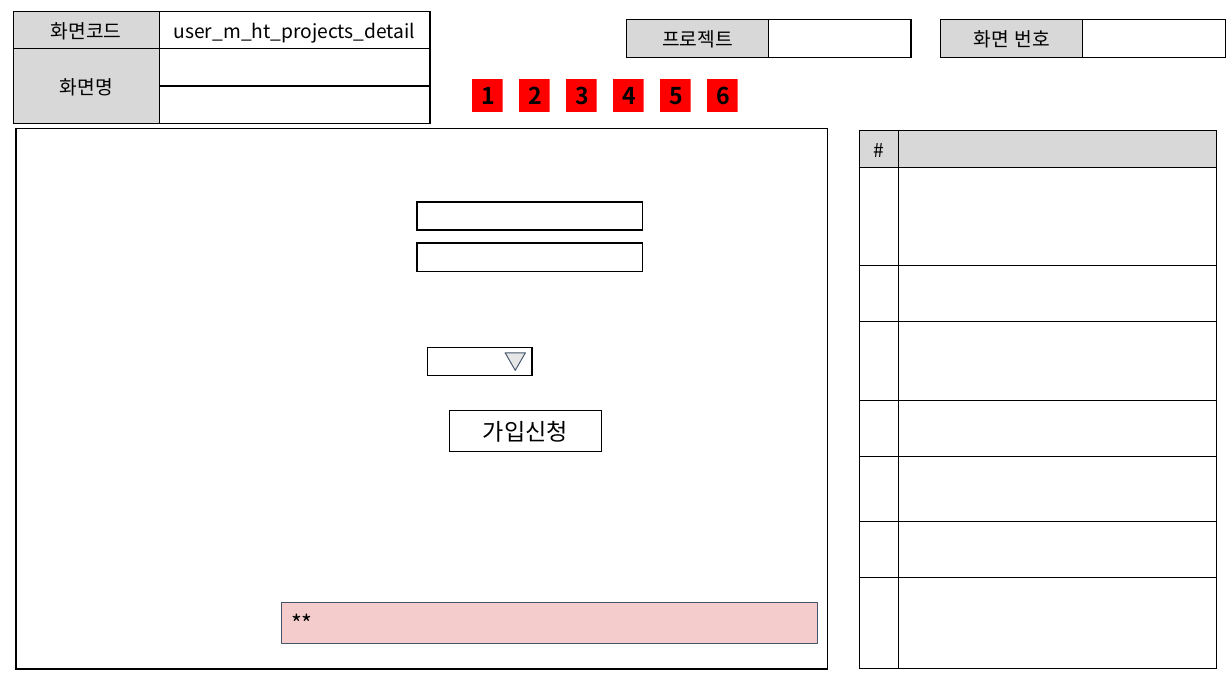
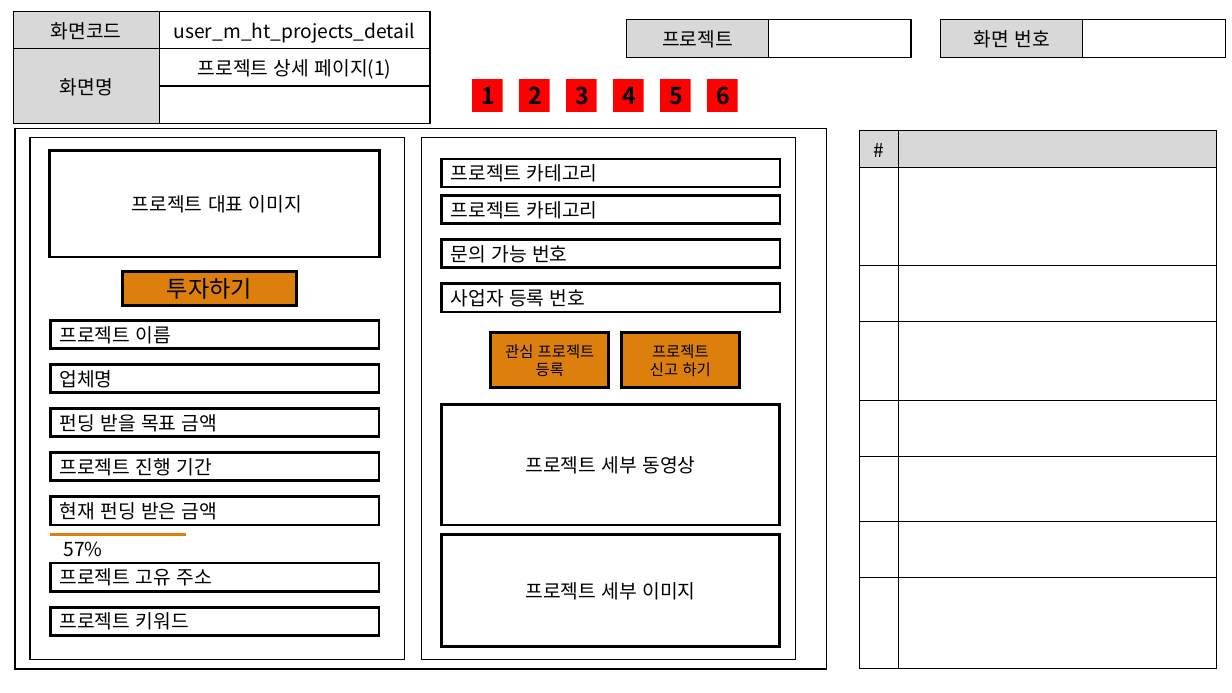
Before and after one commit to ezenteam2/EzenCrowdFunding, a slide deck: slide 8 of project03 화면설계서/project03 - 화면 설계서 - 현태.pptx (slide 7 before the commit). Drawn at 1232x693 pixels with LibreOffice and Linux fonts; fonts in the diff are those of the drawing. Boxes give left, top, right and bottom in pixels: in the first picture for what was removed or moved away, otherwise in the second. Text is boxed around its words. In the diff, an @@ line names an element or a change of style, - is before the commit and + after.

```diff
--- a/project03 화면설계서/project03 - 화면 설계서 - 현태.pptx
+++ b/project03 화면설계서/project03 - 화면 설계서 - 현태.pptx
@@ table at (13, 12, 430, 109) @@
-row 2, column 2: 
+row 2, column 2: 프로젝트 상세 페이지(1)
@@ rectangle at (15, 128, 826, 669): fill #FFFFFF to none @@
@@ rectangle removed at (417, 202, 642, 230) @@
@@ rectangle removed at (417, 243, 642, 271) @@
@@ rectangle removed at (427, 348, 531, 375) @@
@@ triangle removed at (506, 353, 526, 371) @@
@@ rectangle removed at (449, 410, 601, 451) @@
-가입신청
@@ group added at (30, 138, 796, 660): 20 rectangles, 1 line @@
+프로젝트 대표 이미지
+투자하기
+57%
+프로젝트 이름
+업체명
+펀딩 받을 목표 금액
+프로젝트 진행 기간
+현재 펀딩 받은 금액
+프로젝트 고유 주소
+프로젝트 키워드
+프로젝트 카테고리
+관심 프로젝트
+등록
+프로젝트
+신고 하기
+프로젝트 카테고리
+문의 가능 번호
+사업자 등록 번호
+프로젝트 세부 동영상
+프로젝트 세부 이미지
@@ rectangle removed at (282, 603, 818, 643) @@
-**
```
Also in this commit, not shown: 15 other slides changed, 1 slide added, 1 other file.
